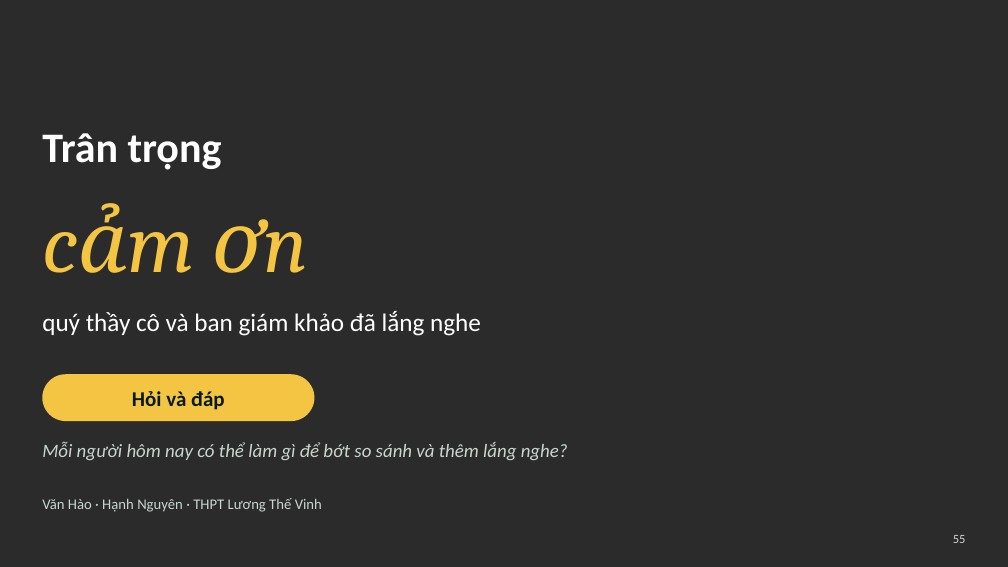
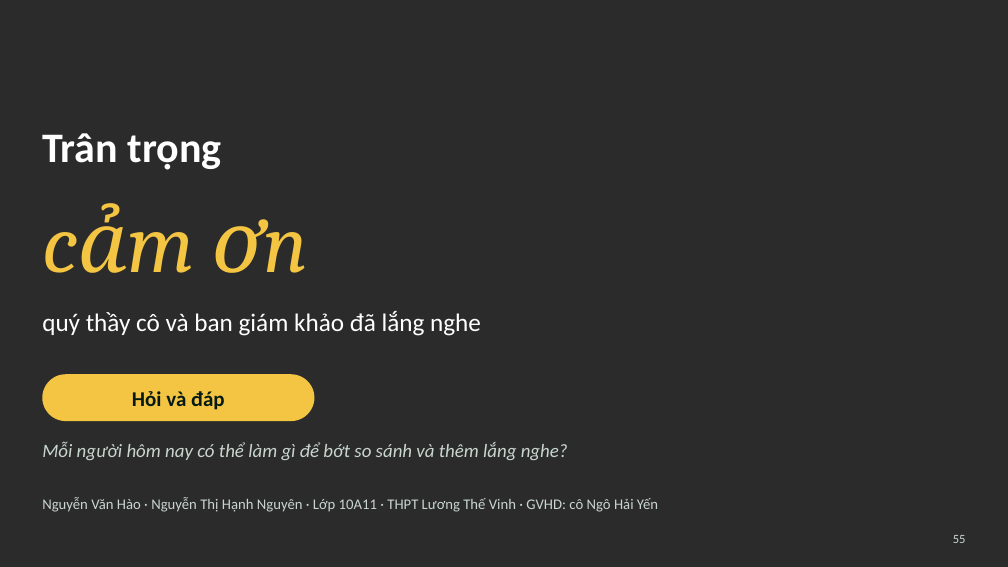
Before and after one commit to ngohuonglan2003-lab/Ppt-canva-ap-luc-dong-trang-lua, a slide deck: slide 55 of slide/Ap-luc-dong-trang-lua.pptx. Drawn at 1008x567 pixels with LibreOffice and Linux fonts; fonts in the diff are those of the drawing; background and template pictures are left out; a plain dark background stands for a picture behind light text. Boxes give left, top, right and bottom in pixels: in the first picture for what was removed or moved away, otherwise in the second. Text is boxed around its words. In the diff, an @@ line names an element or a change of style, - is before the commit and + after.

```diff
--- a/slide/Ap-luc-dong-trang-lua.pptx
+++ b/slide/Ap-luc-dong-trang-lua.pptx
@@ text at bbox=[42, 497, 658, 512]: text changed @@
-Văn Hào · Hạnh Nguyên · THPT Lương Thế Vinh
+Nguyễn Văn Hào · Nguyễn Thị Hạnh Nguyên · Lớp 10A11 · THPT Lương Thế Vinh · GVHD: cô Ngô Hải Yến
```
Also in this commit, not shown: 11 other slides changed, 2 other files.
